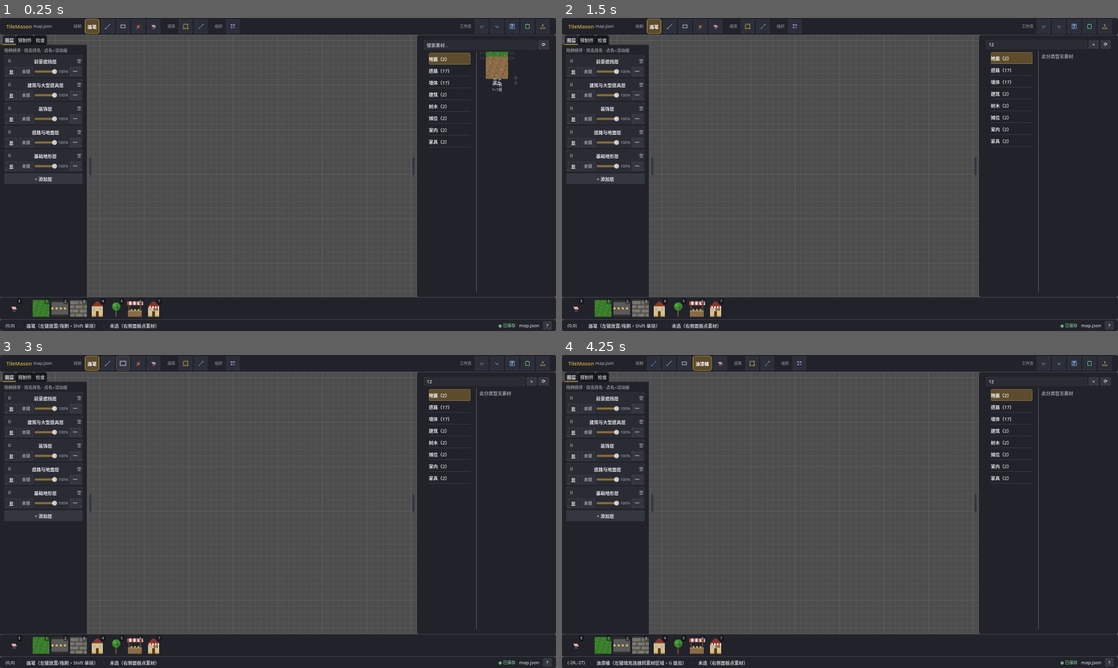
Above: before the commit, frames 1-4 (two rows, left to right).
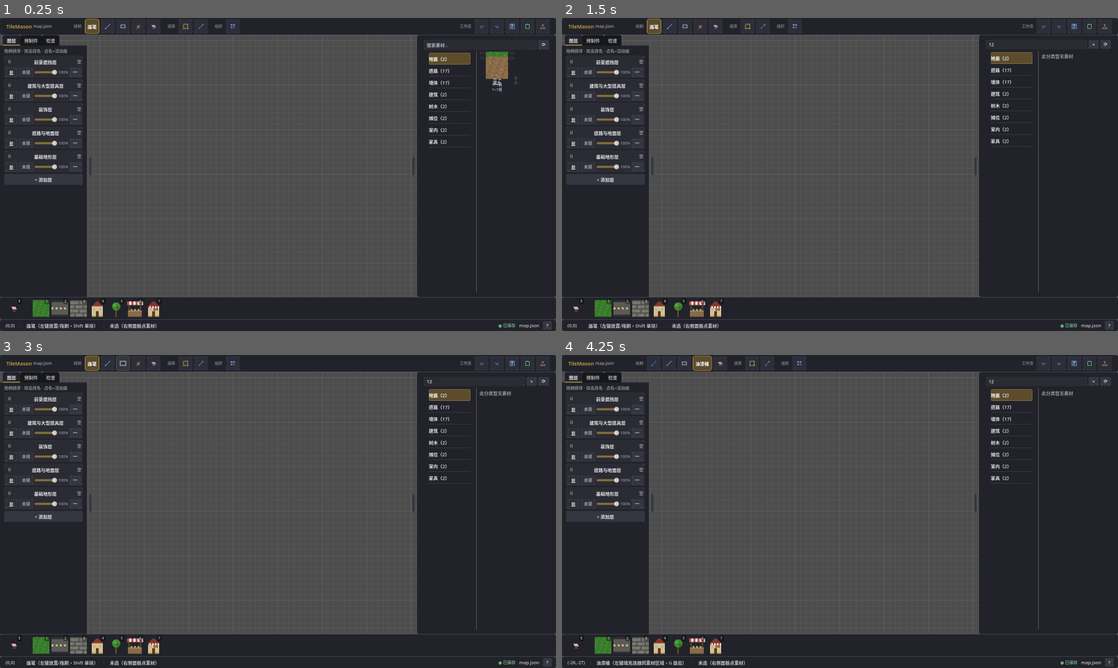
Above: after the commit, the same moments.

Repository: Xeehho/tilemason
Game: Godot game, scene res://scenes/main.tscn
Two runs of this game, one before a commit and one after it. Both use one fixed random seed, a clock stepped at 60 frames per second and the inputs below.
Inputs (mouse positions are in pixels of both pictures, inside the frame that each line leads up to):
- Up to frame 1 (0.25 s): no input
- Up to frame 2 (1.5 s): click (1040, 46) at 0.52 s; type "12" at 0.6 s; click "画笔" at 1.25 s
- Up to frame 3 (3 s): click (105, 364) at 2.02 s; click (122, 364) at 2.77 s
- Up to frame 4 (4.25 s): click (701, 364) at 3.52 s

The runs differ from the first frame. In frame 1, 1.0% of the frame differs, in the area x 0-15%, y 5-54%; in frame 2, 1.0%; in frame 3, 1.0%; in frame 4, 1.0%.

Commit message:
fix: 左 Dock 三个页签间距放宽
用户反馈：「图层，预制件，检查，三个 tab 连接的太紧密了」。

- TabContainer 页签横向间距 h_separation 2→8px
- 页签内边距 6/3→12/5（左右 12、上下 5），文字两侧留出呼吸感
- 选中页签金色底线与底色分层不变

验证：check-only 0 错误；1600×900 截图断言 12/12、1280×720 紧凑档
9/9（左 Dock 分隔线仍在 224 列——页签放宽未顶爆紧凑档最小宽）；
两档页签条 3 倍放大裁剪 + 视觉复核：三页签完整显示、间距明显、
无文字截断。

Co-authored-by: GLM <noreply@z.ai>

Diff:
--- a/src/ui/app_theme.gd
+++ b/src/ui/app_theme.gd
@@ -173,6 +173,12 @@
 	var tab_hov := _flat(Color("1f2026"), RADIUS_MD, 0)
 	tab_hov.corner_radius_bottom_left = 0
 	tab_hov.corner_radius_bottom_right = 0
+	# 页签内边距放宽（用户反馈「三个 tab 连接太紧密」：侧 12/上下 5，留出呼吸感）
+	for sb in [tab_bg, tab_sel, tab_hov]:
+		(sb as StyleBoxFlat).content_margin_left = 12
+		(sb as StyleBoxFlat).content_margin_right = 12
+		(sb as StyleBoxFlat).content_margin_top = 5
+		(sb as StyleBoxFlat).content_margin_bottom = 5
 	t.set_stylebox("tab_unselected", "TabContainer", tab_bg)
 	t.set_stylebox("tab_selected", "TabContainer", tab_sel)
 	t.set_stylebox("tab_hovered", "TabContainer", tab_hov)
@@ -180,7 +186,7 @@
 	t.set_color("font_hovered_color", "TabContainer", TEXT)
 	t.set_color("font_selected_color", "TabContainer", TEXT)
 	t.set_font_size("font_size", "TabContainer", 13)
-	t.set_constant("h_separation", "TabContainer", 2)
+	t.set_constant("h_separation", "TabContainer", 8)
 
 	# 右键/更多菜单（浮层内部=Surface-2，§P4 统一层级）
 	var pm := _flat(SURFACE_2, RADIUS_MD, 1)
